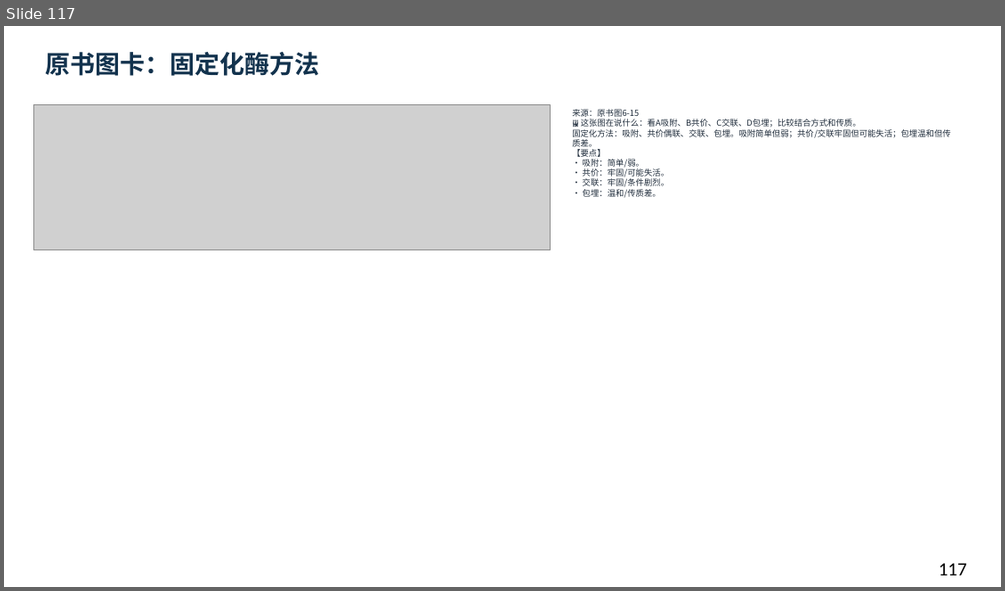
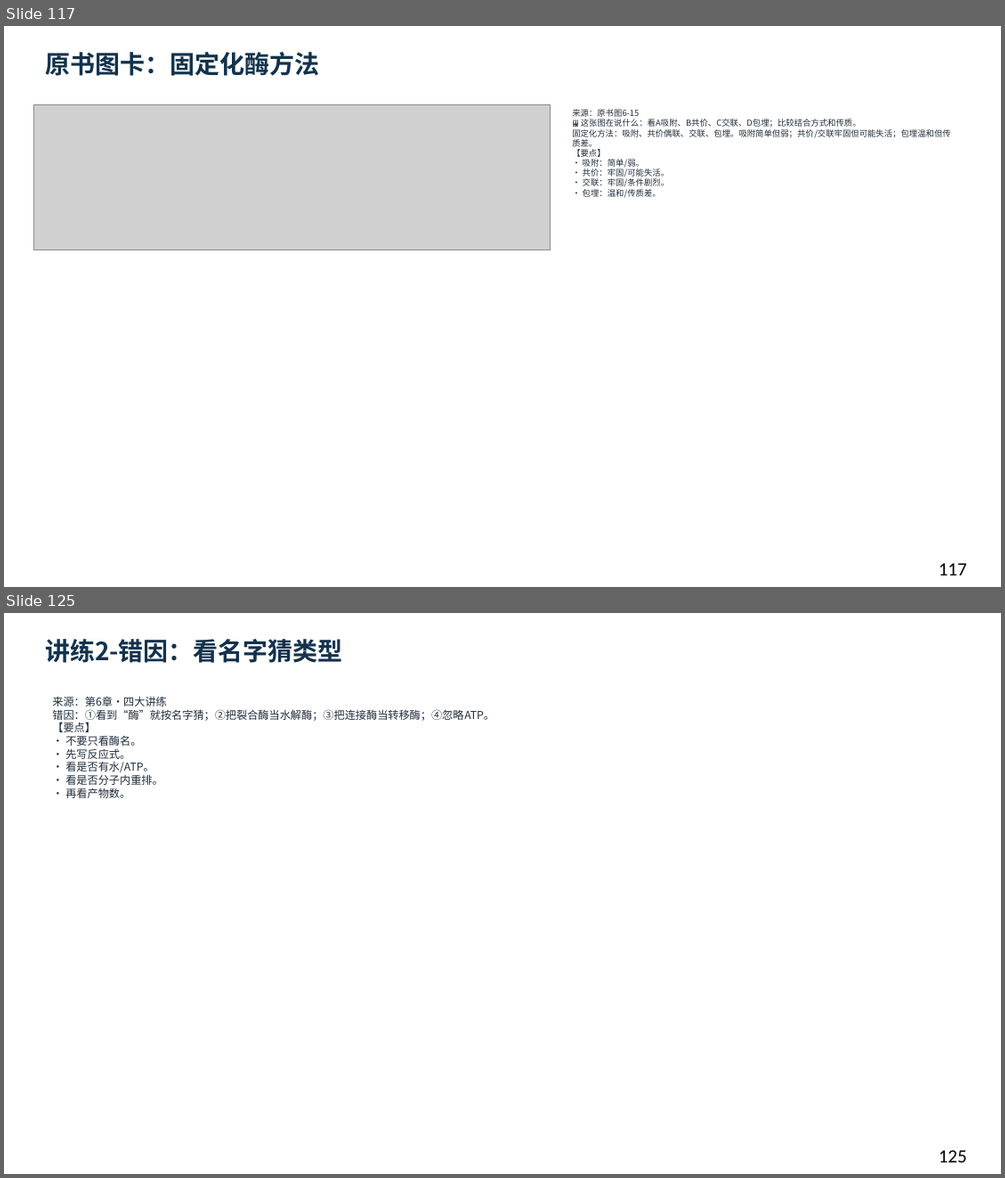
Before and after one commit to newkan-li/Biochemistry, a slide deck: downloads/bc06-ai-style.pptx. Shown one above the other, each under a label of ours: slide 117 before the commit, slides 117 and 125 after it; the slides between them are not shown. The pictures are 1005x591 and 1005x1178 pixels, drawn with LibreOffice and Linux fonts; fonts in the diff are those of the drawing; grey boxes stand for pictures. Boxes give left, top, right and bottom in pixels: in the first picture for what was removed or moved away, otherwise in the second. Text is boxed around its words. In the diff, an @@ line names an element or a change of style, - is before the commit and + after.

```diff
--- a/downloads/bc06-ai-style.pptx
+++ b/downloads/bc06-ai-style.pptx
@@ slide 125 added at bbox=[4, 613, 1001, 1174], background #FFFFFF @@
@@ text added at bbox=[45, 639, 343, 663], 24 pt, text #12324D, bold @@
+讲练2-错因：看名字猜类型
@@ text added at bbox=[52, 696, 494, 798], 10.5 pt, text #202D3C @@
+来源：第6章·四大讲练
+错因：①看到“酶”就按名字猜；②把裂合酶当水解酶；③把连接酶当转移酶；④忽略ATP。
+【要点】
+• 不要只看酶名。
+• 先写反应式。
+• 看是否有水/ATP。
+• 看是否分子内重排。
+• 再看产物数。
@@ text added at bbox=[938, 1150, 967, 1162], 18 pt, text #000000 @@
+125
```
Also in this commit, not shown: 1 slide changed, 15 other slides added, 6 other files.
